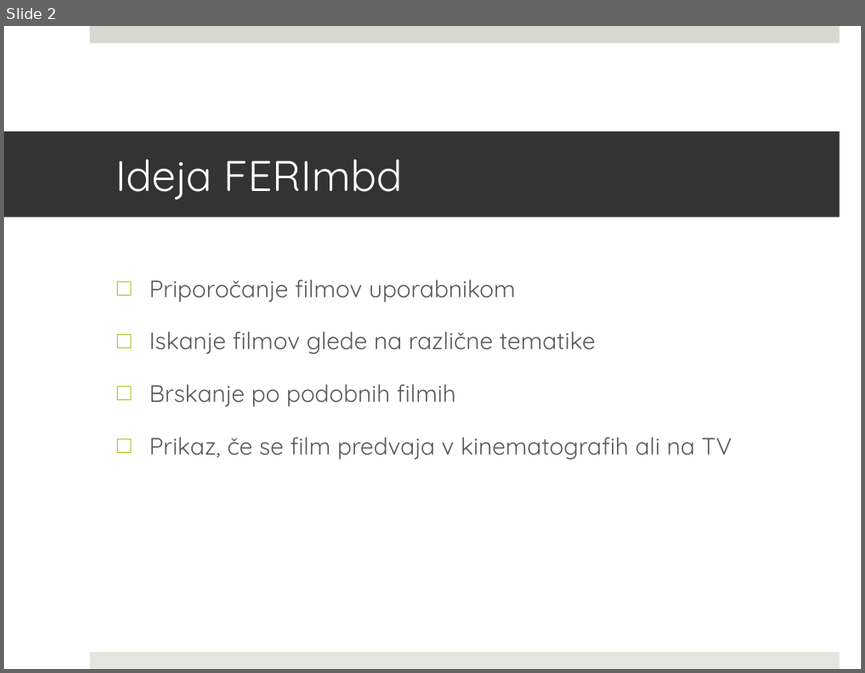
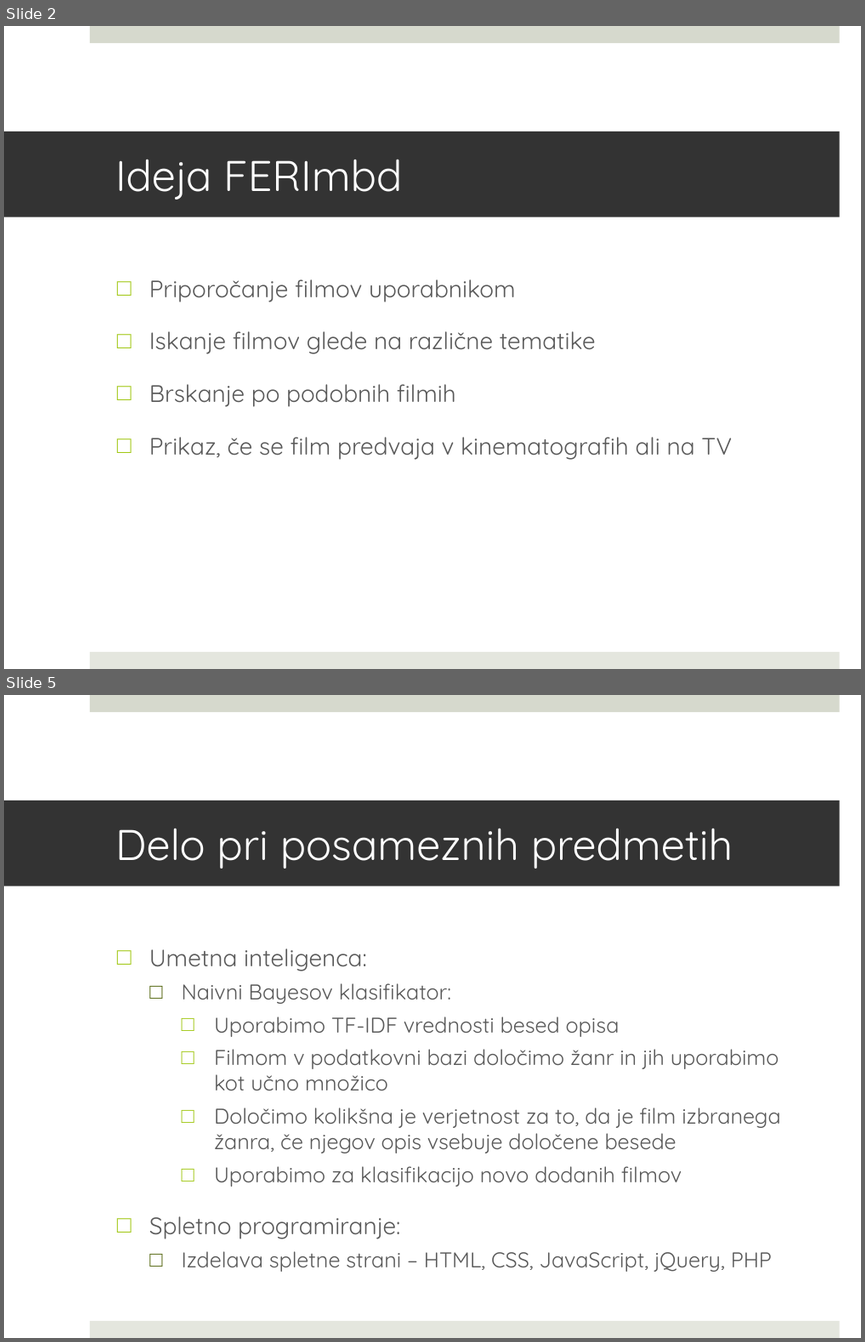
Before and after one commit to hauptanja/SP, a slide deck: SP_predstavitev.pptx. Shown one above the other, each under a label of ours: slide 2 before the commit, slides 2 and 5 after it; the slides between them are not shown. The pictures are 865x673 and 865x1342 pixels, drawn with LibreOffice and Linux fonts; fonts in the diff are those of the drawing. Boxes give left, top, right and bottom in pixels: in the first picture for what was removed or moved away, otherwise in the second. Text is boxed around its words. In the diff, an @@ line names an element or a change of style, - is before the commit and + after.

```diff
--- a/SP_predstavitev.pptx
+++ b/SP_predstavitev.pptx
@@ slide 5 added at box(4, 695, 861, 1338), background #FFFFFF; not listed: 2 template elements that a slide beside it also shows @@
@@ title added at box(4, 800, 840, 886), fill #333333, 36 pt, text #FFFFFF @@
+Delo pri posameznih predmetih
@@ text added at box(149, 948, 780, 1271), 18 pt, text #595959 @@
+□ Umetna inteligenca:
+  □ Naivni Bayesov klasifikator:
+    □ Uporabimo TF-IDF vrednosti besed opisa
+    □ Filmom v podatkovni bazi določimo žanr in jih uporabimo kot učno množico
+    □ Določimo kolikšna je verjetnost za to, da je film izbranega žanra, če njegov opis vsebuje določene besede
+    □ Uporabimo za klasifikacijo novo dodanih filmov
+□ Spletno programiranje:
+  □ Izdelava spletne strani – HTML, CSS, JavaScript, jQuery, PHP
```
Also in this commit, not shown: 4 slides changed, 2 other slides added, 4 other files.
